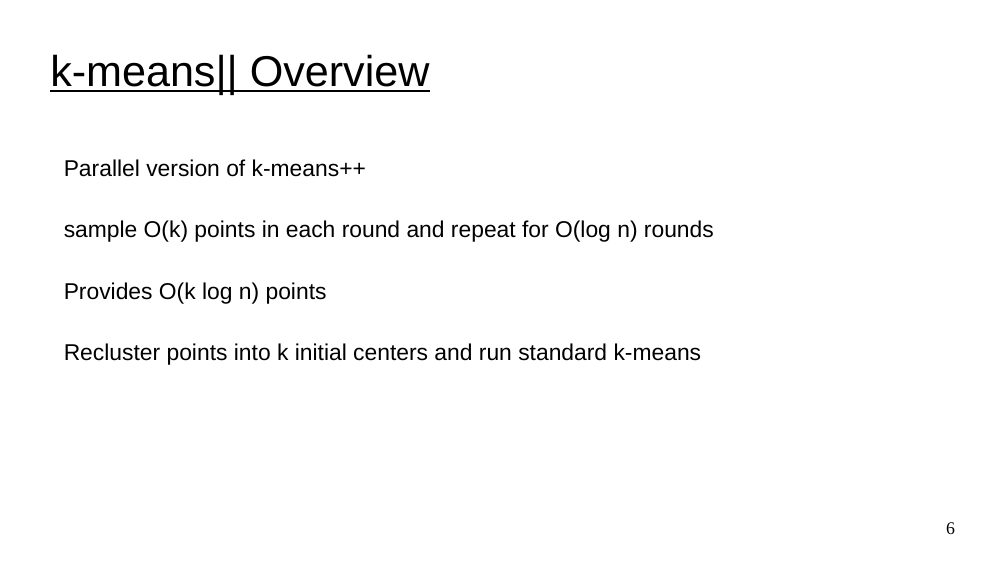
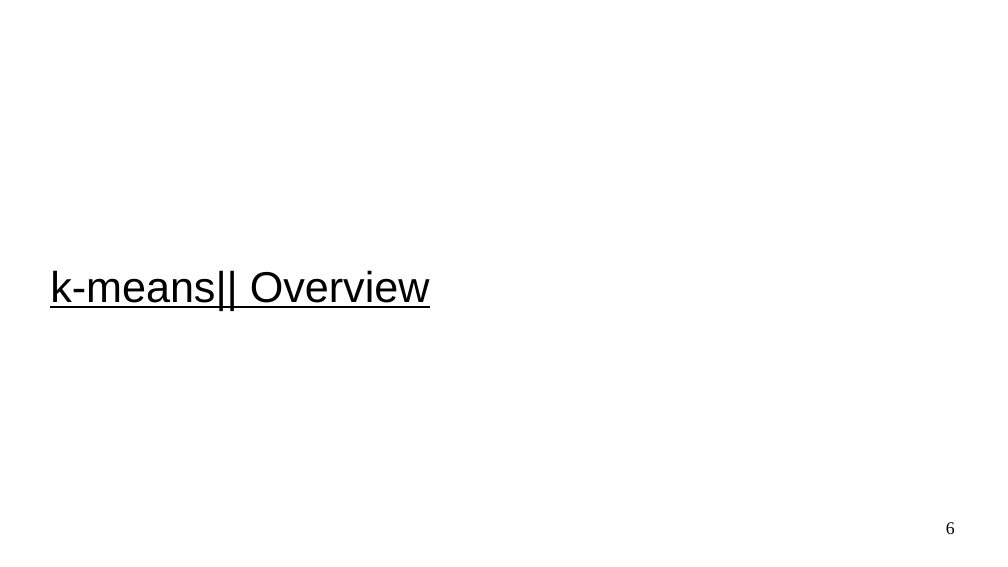
Before and after one commit to UVADS/distributed_computing, a slide deck: slide 6 of 05_clustering_and_dim_reduction/content_clustering/k_means_extensions.ppt. Drawn at 1008x567 pixels with LibreOffice and Linux fonts; fonts in the diff are those of the drawing. Boxes give left, top, right and bottom in pixels: in the first picture for what was removed or moved away, otherwise in the second. Text is boxed around its words. In the diff, an @@ line names an element or a change of style, - is before the commit and + after.

Commit message:
clarified k-means extension slides

```diff
--- a/05_clustering_and_dim_reduction/content_clustering/k_means_extensions.ppt
+++ b/05_clustering_and_dim_reduction/content_clustering/k_means_extensions.ppt
@@ text removed at box(64, 159, 714, 365) @@
-Parallel version of k-means++
-sample O(k) points in each round and repeat for O(log n) rounds
-Provides O(k log n) points
-Recluster points into k initial centers and run standard k-means
@@ title "k-means|| Overview": place and size @@
-title "k-means|| Overview" at box(50, 54, 430, 94)
+title "k-means|| Overview" at box(50, 270, 430, 310)
```
Also in this commit, not shown: 2 other slides changed, 1 other file.
